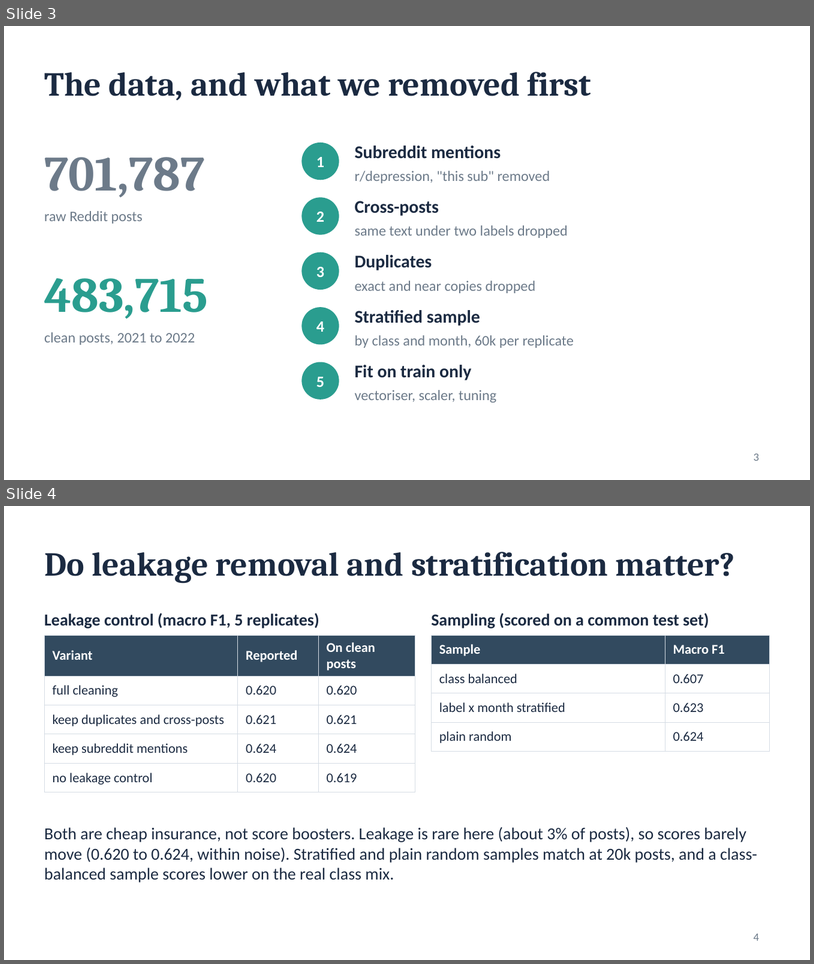
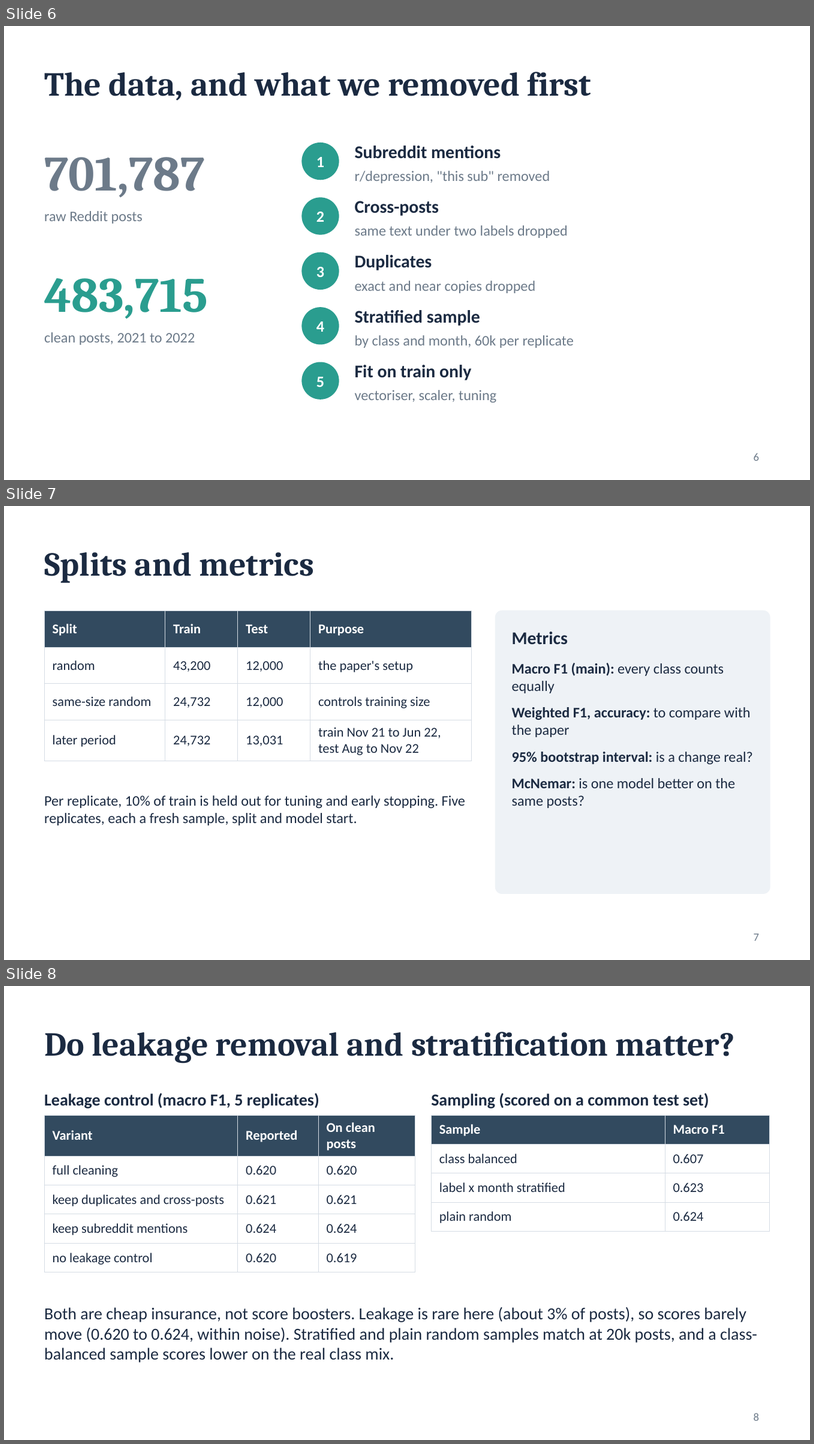
Before and after one commit to Abhinavxox/reddit-mental-health-timing, a slide deck: slides/Phase1_Timing_Matters.pptx. Shown one above the other, each under a label of ours: slides 3 and 4 before the commit, slides 6, 7 and 8 after it. The pictures are 814x964 and 814x1444 pixels, drawn with LibreOffice and Linux fonts; fonts in the diff are those of the drawing. Boxes give left, top, right and bottom in pixels: in the first picture for what was removed or moved away, otherwise in the second. Text is boxed around its words. In the diff, an @@ line names an element or a change of style, - is before the commit and + after.

```diff
--- a/slides/Phase1_Timing_Matters.pptx
+++ b/slides/Phase1_Timing_Matters.pptx
@@ slide 7 added at bbox=[4, 506, 810, 960], background #FFFFFF @@
@@ title added at bbox=[44, 552, 314, 583], 30 pt, text #1B2A41, bold @@
+Splits and metrics
@@ table added at bbox=[44, 611, 472, 757], 4 rows, 4 columns @@
+Split | Train | Test | Purpose
+random | 43,200 | 12,000 | the paper's setup
+same-size random | 24,732 | 12,000 | controls training size
+later period | 24,732 | 13,031 | train Nov 21 to Jun 22, test Aug to Nov 22
@@ rounded rectangle added at bbox=[496, 611, 770, 893], fill #EEF2F6, outline #EEF2F6 1 pt @@
@@ text added at bbox=[512, 631, 568, 645], 16 pt, text #1B2A41, bold @@
+Metrics
@@ text added at bbox=[512, 663, 753, 808], 13 pt, text #1B2A41 @@
+Macro F1 (main): every class counts equally
+Weighted F1, accuracy: to compare with the paper
+95% bootstrap interval: is a change real?
+McNemar: is one model better on the same posts?
@@ text added at bbox=[44, 795, 465, 825], 13 pt, text #1B2A41 @@
+Per replicate, 10% of train is held out for tuning and early stopping. Five replicates, each a fresh sample, split and model start.
@@ page number added at bbox=[754, 933, 759, 940], 10 pt, text #6C7A89 @@
+7
@@ what was slide 3 is now slide 6 @@
@@ page number at bbox=[754, 453, 759, 460]: text changed @@
-3
+6
@@ what was slide 4 is now slide 8 @@
@@ page number at bbox=[754, 1413, 759, 1420]: text changed @@
-4
+8
```
Also in this commit, not shown: 3 slides changed, 6 other slides added, 6 other files.
